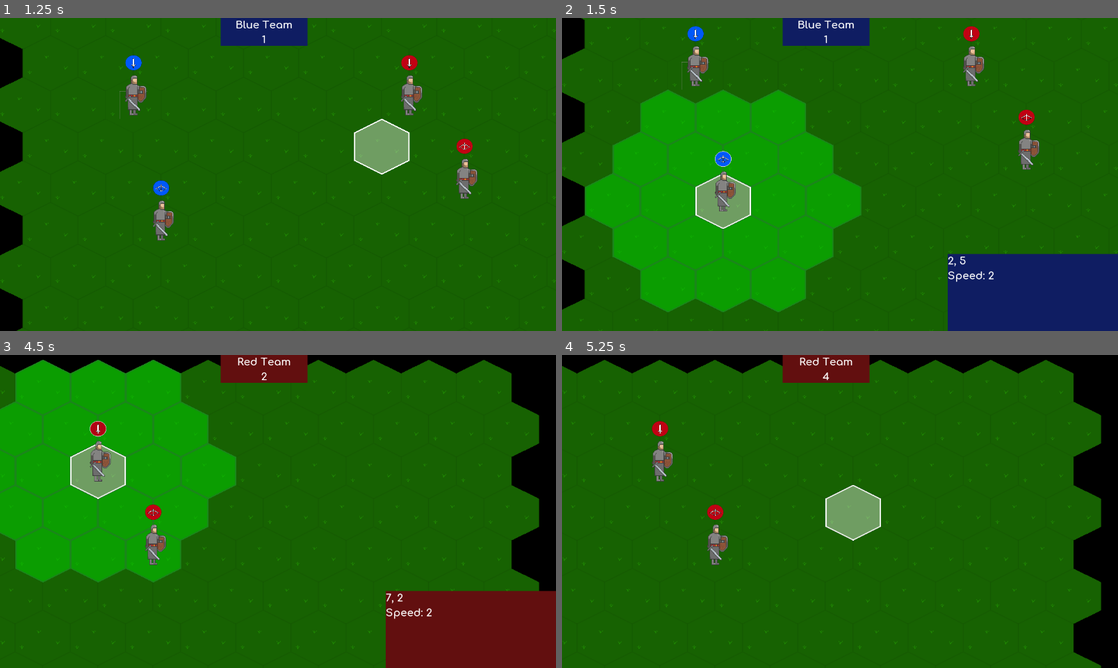
Above: before the commit, frames 1-4 (two rows, left to right).
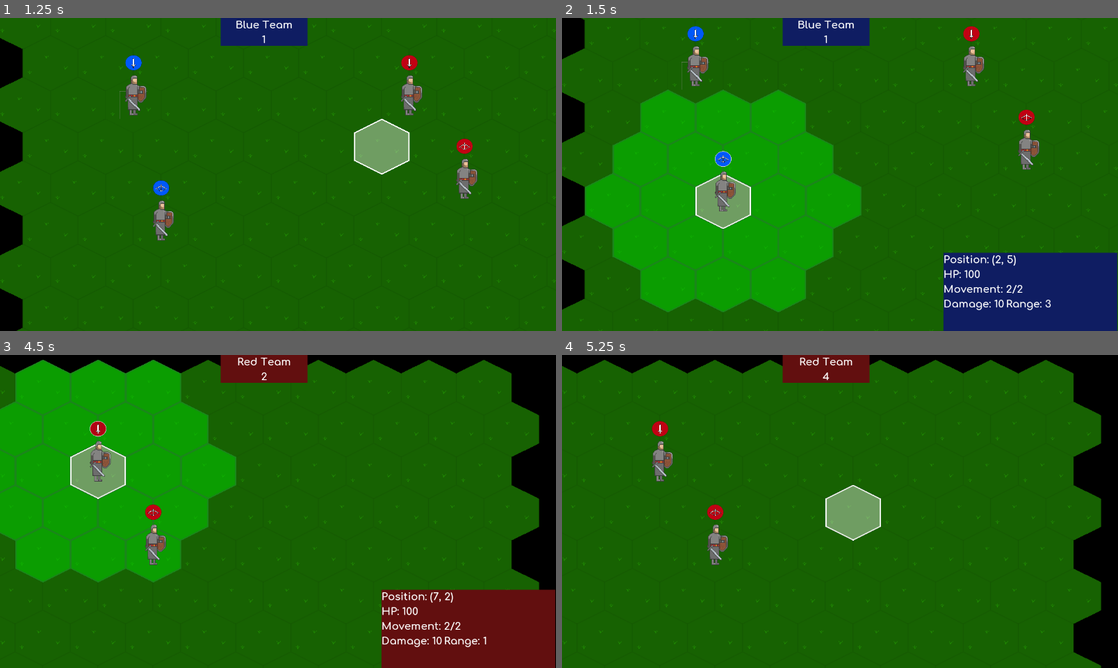
Above: after the commit, the same moments.

Repository: IndecisionGames/Fallen-Realm
Game: Godot game, scene res://Game.tscn
The game is run twice, just before and just after one commit, with the same random seed, the same clock (stepped at 60 frames per second) and the same inputs.
Inputs (mouse positions are in pixels of both pictures, inside the frame that each line leads up to):
- Up to frame 1 (1.25 s): tap Enter (end_turn) at 0.5 s; move the mouse to (400, 158) at 0.52 s; hold Space (camera_center) from 0.53 s (still down); click (400, 158) at 0.67 s
- Up to frame 2 (1.5 s): move the mouse to (728, 190) at 1.27 s; release Space (camera_center) at 1.28 s; tap Down (camera_down) at 1.35 s; click (728, 190) at 1.42 s
- Up to frame 3 (4.5 s): tap Enter (end_turn) at 2 s; move the mouse to (333, 442) at 2.02 s; hold Left (camera_left) 2.03-2.78 s; click (333, 442) at 2.17 s; move the mouse to (250, 574) at 2.77 s; tap Middle mouse button (camera_move) at 2.85 s; click (250, 574) at 2.92 s; tap Space (camera_center) at 3.5 s; move the mouse to (444, 558) at 3.52 s; hold Right (camera_right) 3.53-4.28 s; click (444, 558) at 3.67 s; move the mouse to (111, 464) at 4.27 s; tap Up (camera_up) at 4.35 s; click (111, 464) at 4.42 s
- Up to frame 4 (5.25 s): tap Enter (end_turn) at 5, 5.1 s; move the mouse to (867, 511) at 5.02 s; click (867, 511) at 5.17 s

Frame 1 is identical in both runs. In frame 2, 1.1% of the frame differs, in the area x 68-100%, y 74-100%; in frame 3, 1.0%; in frame 4, nothing differs.
Error after the commit: Invalid call. Nonexistent function 'deselect' in base 'Nil'. (res://scripts/CharacterController.gd:178)

Commit message:
tweak char panel

Diff:
--- a/Game.tscn
+++ b/Game.tscn
@@ -219,9 +219,9 @@
 anchor_top = 1.0
 anchor_right = 1.0
 anchor_bottom = 1.0
-margin_left = 136.0
-margin_top = 94.0
-margin_right = 528.0
+margin_left = 126.0
+margin_top = 91.0
+margin_right = 526.0
 margin_bottom = 271.0
 script = ExtResource( 7 )
 __meta__ = {
@@ -229,29 +229,55 @@
 }
 
 [node name="Background" type="ColorRect" parent="CanvasLayer/UI/CharacterPanel"]
-margin_right = 392.0
-margin_bottom = 177.0
+margin_right = 400.0
+margin_bottom = 180.0
 color = Color( 0.388235, 0.0627451, 0.0627451, 1 )
 
 [node name="Rows" type="VBoxContainer" parent="CanvasLayer/UI/CharacterPanel"]
-margin_right = 392.0
-margin_bottom = 177.0
+margin_right = 400.0
+margin_bottom = 180.0
 __meta__ = {
 "_edit_use_anchors_": false
 }
 
 [node name="Position" type="Label" parent="CanvasLayer/UI/CharacterPanel/Rows"]
-margin_right = 392.0
+margin_right = 400.0
 margin_bottom = 30.0
 custom_fonts/font = SubResource( 2 )
 text = "Position"
 
-[node name="Speed" type="Label" parent="CanvasLayer/UI/CharacterPanel/Rows"]
+[node name="HealthPoints" type="Label" parent="CanvasLayer/UI/CharacterPanel/Rows"]
 margin_top = 34.0
-margin_right = 392.0
+margin_right = 400.0
 margin_bottom = 64.0
 custom_fonts/font = SubResource( 2 )
-text = "Speed"
+text = "Health Points"
+
+[node name="Movement" type="Label" parent="CanvasLayer/UI/CharacterPanel/Rows"]
+margin_top = 68.0
+margin_right = 400.0
+margin_bottom = 98.0
+custom_fonts/font = SubResource( 2 )
+text = "Movement"
+
+[node name="AttackStats" type="HBoxContainer" parent="CanvasLayer/UI/CharacterPanel/Rows"]
+margin_top = 102.0
+margin_right = 400.0
+margin_bottom = 132.0
+grow_horizontal = 2
+
+[node name="Damage" type="Label" parent="CanvasLayer/UI/CharacterPanel/Rows/AttackStats"]
+margin_right = 200.0
+margin_bottom = 30.0
+custom_fonts/font = SubResource( 2 )
+text = "Movement"
+
+[node name="Range" type="Label" parent="CanvasLayer/UI/CharacterPanel/Rows/AttackStats"]
+margin_left = 200.0
+margin_right = 400.0
+margin_bottom = 30.0
+custom_fonts/font = SubResource( 2 )
+text = "Movement"
 
 [node name="CharacterController" type="Node2D" parent="."]
 script = ExtResource( 8 )
--- a/scripts/CharacterController.gd
+++ b/scripts/CharacterController.gd
@@ -195,6 +195,7 @@
 
 
 func _on_TurnManager_on_turn_change(turn_team, turn_num):
+	clear_selected()
 	turn = turn_team
 	if turn == Turn.blue:
 		turn = Turn.blue
--- a/scripts/CharacterPanel.gd
+++ b/scripts/CharacterPanel.gd
@@ -1,8 +1,13 @@
 extends MarginContainer
 
-onready var position_text = get_node("Rows/Position")
-onready var speed_text = get_node("Rows/Speed")
 onready var background = get_node("Background")
+
+onready var position = get_node("Rows/Position")
+onready var health_points = get_node("Rows/HealthPoints")
+onready var movement = get_node("Rows/Movement")
+
+onready var attack_damage = get_node("Rows/AttackStats/Damage")
+onready var attack_range = get_node("Rows/AttackStats/Range")
 
 enum Turn {blue, red}
 
@@ -10,9 +15,17 @@
 func _ready():
 	visible = false
 
-func update_panel(pos, speed, team):
-	position_text.text = String(pos.x) + ", " + String(pos.y)
-	speed_text.text = "Speed: " + String(speed)
+func update_panel(pos, hp, movement_points, remaing_movement_points, a_damage, a_range, team):
+
+#var attack_range
+#var attack_damage
+
+	health_points.text = "HP: %s" % hp
+	position.text = "Position: (%s, %s)" % [pos.x, pos.y]
+	movement.text = "Movement: %s/%s" % [remaing_movement_points, remaing_movement_points]
+
+	attack_damage.text = "Damage: %s" % a_damage
+	attack_range.text = "Range: %s" % a_range
 
 	if team == Turn.blue:
 		background.color = Color("101e63")
@@ -23,8 +36,8 @@
 	visible = false
 
 
-func _on_CharacterController_on_select(character, is_ally):
-	update_panel(character.current_position, character.move_range, is_ally)
+func _on_CharacterController_on_select(character, team):
+	update_panel(character.current_position, character.health_points, character.move_range, character.remaining_movement, character.attack_damage, character.attack_range, team)
 	visible = true
 
 
